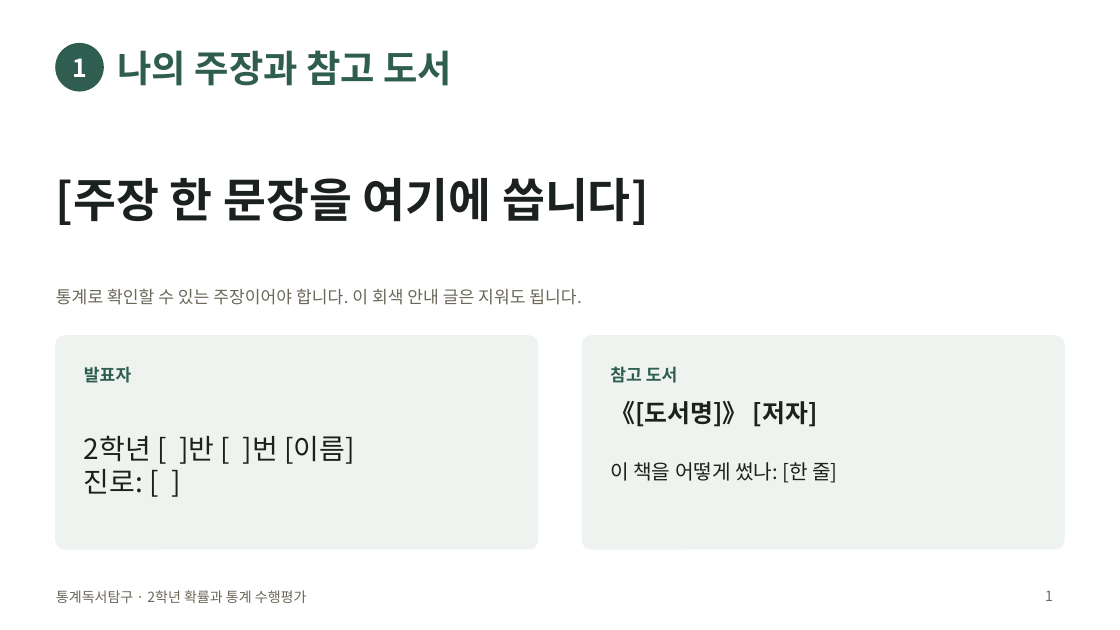
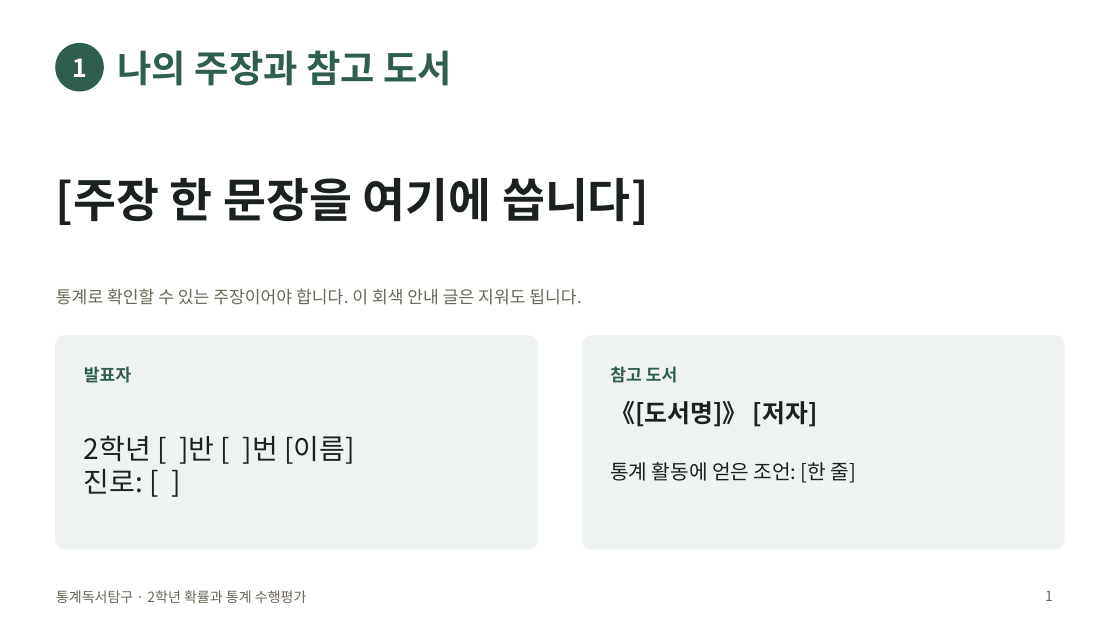
Before and after one commit to jaegeunsongsong/autobot, a slide deck: slide 1 of docs/2026-2학기-통계독서탐구-수행평가/발표틀.pptx. Drawn at 1120x630 pixels with LibreOffice and Linux fonts; fonts in the diff are those of the drawing. Boxes give left, top, right and bottom in pixels: in the first picture for what was removed or moved away, otherwise in the second. Text is boxed around its words. In the diff, an @@ line names an element or a change of style, - is before the commit and + after.

```diff
--- a/docs/2026-2학기-통계독서탐구-수행평가/발표틀.pptx
+++ b/docs/2026-2학기-통계독서탐구-수행평가/발표틀.pptx
@@ text at bbox=[610, 462, 856, 483]: text changed @@
-이 책을 어떻게 썼나: [한 줄]
+통계 활동에 얻은 조언: [한 줄]
```
Also in this commit, not shown: 13 other files.
